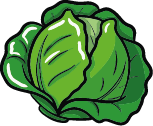
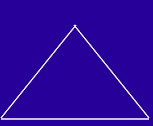
Before/after of a 153×126 layered artwork. What changed in the layer stack:
added layer "Pintar camada 1" above "Meat" over (0, 0, 153, 126)
hid "Plano de fundo" over (0, 0, 153, 126)
